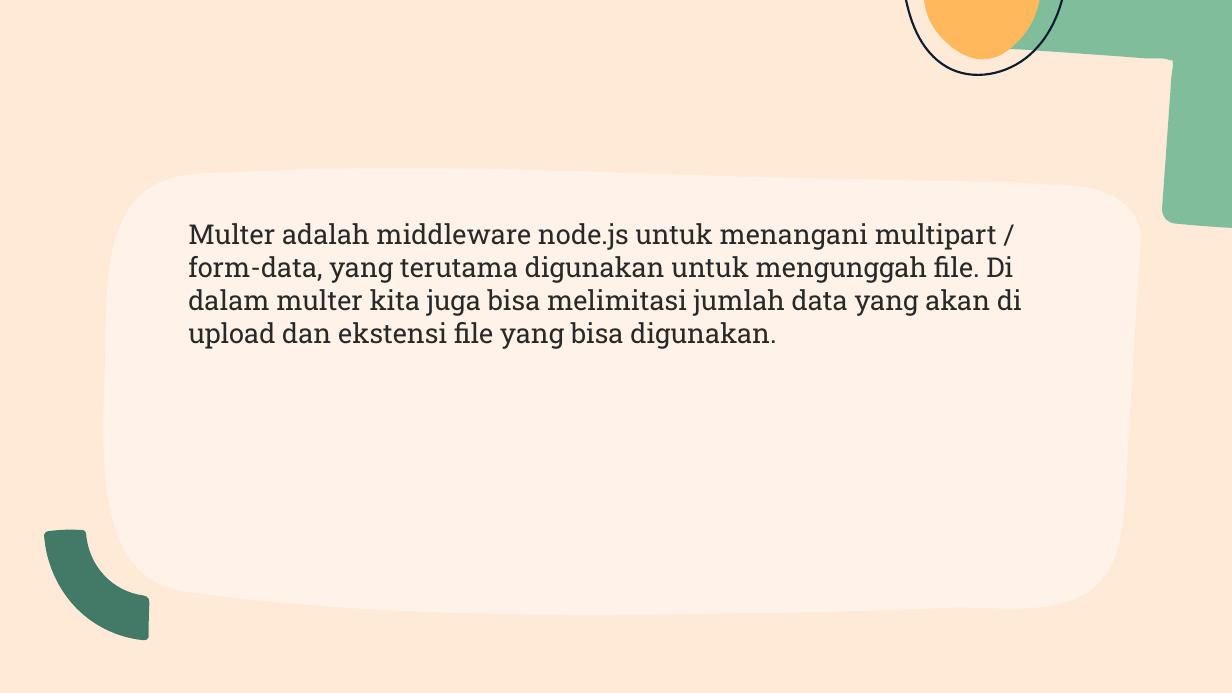
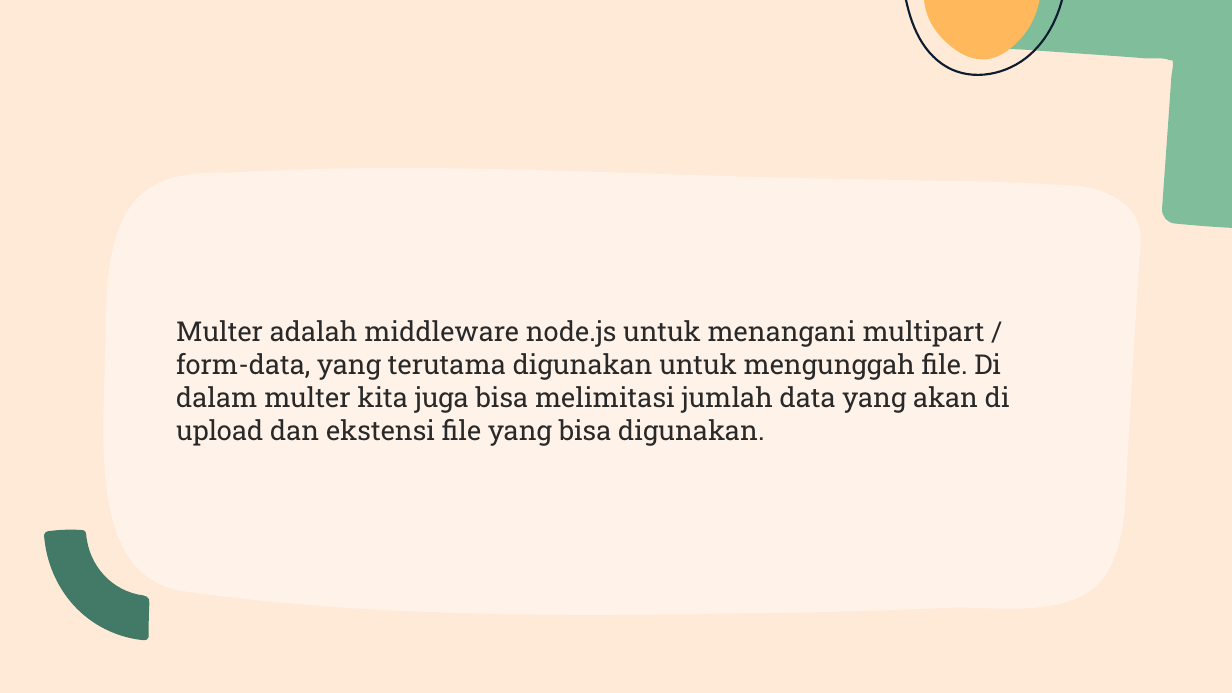
Before and after one commit to ariniffana3/Tickitz_Back, a slide deck: slide 9 of ppt task 4.pptx. Drawn at 1232x693 pixels with LibreOffice and Linux fonts; fonts in the diff are those of the drawing. Boxes give left, top, right and bottom in pixels: in the first picture for what was removed or moved away, otherwise in the second. Text is boxed around its words. In the diff, an @@ line names an element or a change of style, - is before the commit and + after.

```diff
--- a/ppt task 4.pptx
+++ b/ppt task 4.pptx
@@ subtitle "Multer adalah middleware node.js untuk ...": place and size @@
-subtitle "Multer adalah middleware node.js untuk ..." at bbox=[188, 223, 1022, 349]
+subtitle "Multer adalah middleware node.js untuk ..." at bbox=[176, 320, 1010, 446]
```
Also in this commit, not shown: 2 other slides changed, 18 other files.
